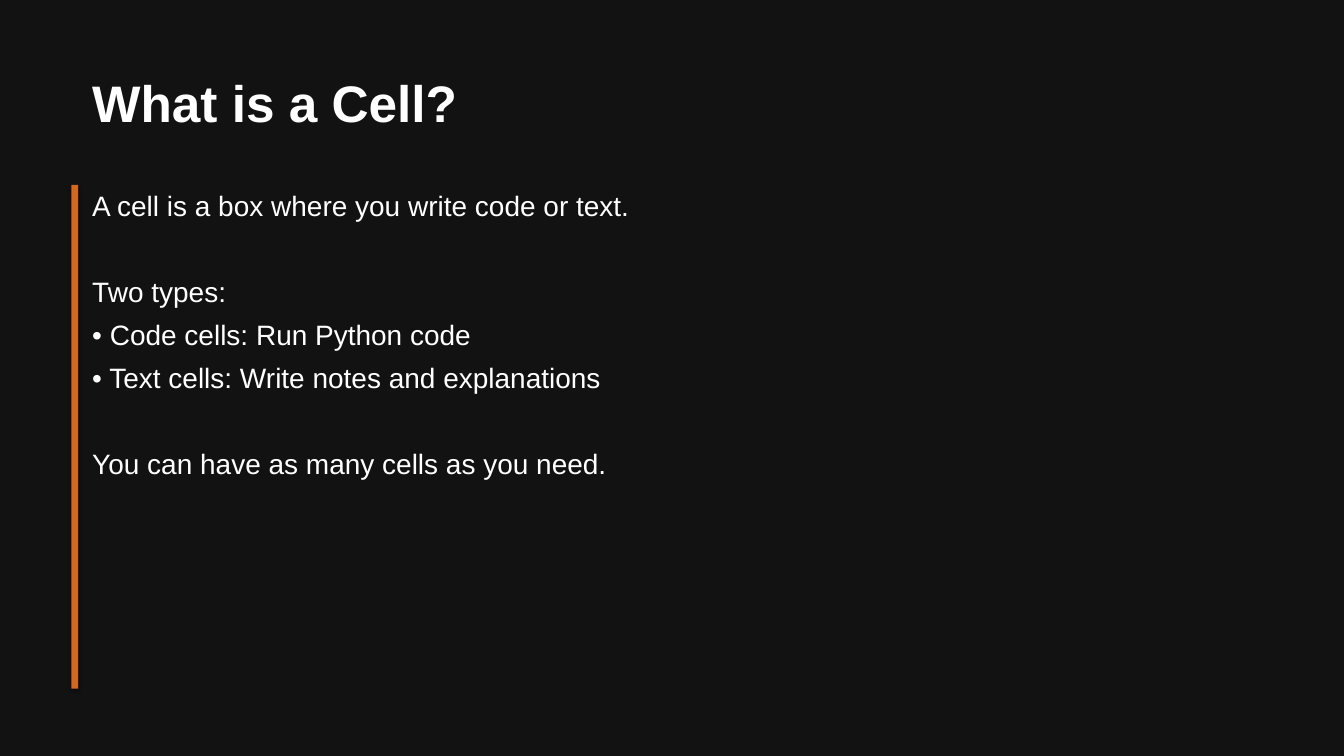
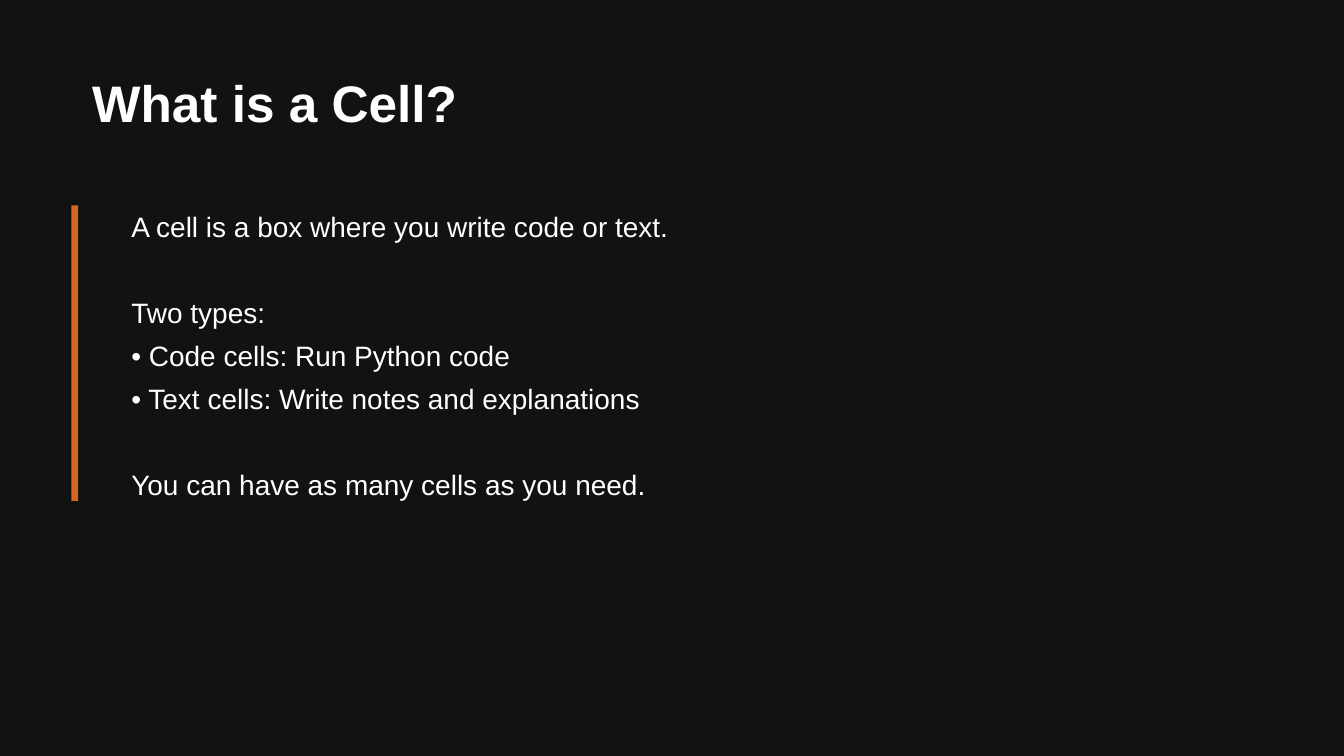
Before and after one commit to kerryback/mgmt675, a slide deck: slide 11 of colab.pptx. Drawn at 1344x756 pixels with LibreOffice and Linux fonts; fonts in the diff are those of the drawing. Boxes give left, top, right and bottom in pixels: in the first picture for what was removed or moved away, otherwise in the second. Text is boxed around its words. In the diff, an @@ line names an element or a change of style, - is before the commit and + after.

```diff
--- a/colab.pptx
+++ b/colab.pptx
@@ rectangle: place and size @@
-rectangle at <box>71,185,78,689</box>
+rectangle at <box>71,205,78,501</box>
@@ text "A cell is a box ...": place and size @@
-text "A cell is a box ..." at <box>92,195,629,479</box>
+text "A cell is a box ..." at <box>131,216,668,500</box>
```
Also in this commit, not shown: 10 other slides changed, 1 slide added, 8 slides removed, 3 other files.
